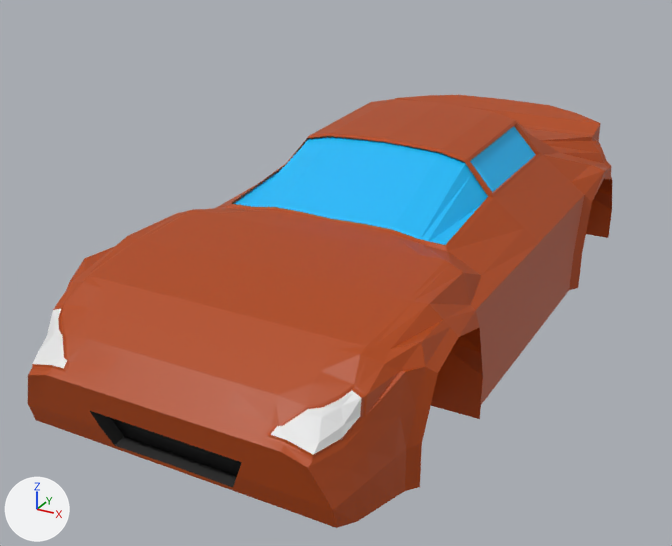
Two versions of the Blender file Modelos 3D/Saturno.blend, one commit apart.
Before and after are seen from a camera (50 mm lens) standing at (2.14, -3.07, 2.2) and looking at (-0.26, 1.3, 0.02). The axes (+X, +Y, +Z) are drawn at lower left. The lights are the same throughout.

Names of what the first picture shows: 'Cubo'.
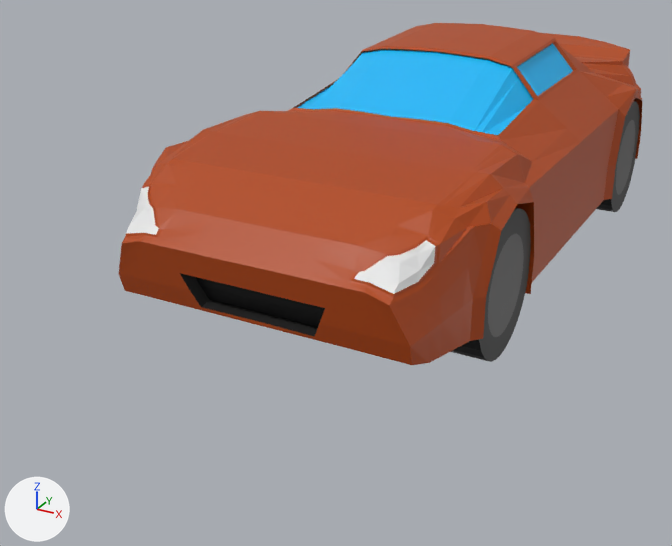
Scene script edits in JSON lines:
```json
{"op": "add", "block": "mat_material_007", "code": ["mat_material_007 = principled_material('Material.007')", "mat_material_007.base_color = (0.0, 0.0, 0.0)  # black #000000"]}
{"op": "add", "block": "mat_material_008", "code": ["mat_material_008 = principled_material('Material.008')", "mat_material_008.base_color = (0.134, 0.134, 0.134)  # dark grey #666666", "mat_material_008.metallic = 1.0"]}
{"op": "add", "block": "mat_material", "code": ["mat_material = principled_material('Material')", "mat_material.base_color = (0.0, 0.0, 0.0)  # black #000000"]}
{"op": "add", "block": "mat_material_006", "code": ["mat_material_006 = principled_material('Material.006')", "mat_material_006.base_color = (0.134, 0.134, 0.134)  # dark grey #666666", "mat_material_006.metallic = 1.0"]}
{"op": "add", "block": "me_círculo_001", "code": ["me_círculo_001 = bpy.data.meshes.new('Círculo.001')", "me_círculo_001.from_pydata(...)  # 128 vertices, 67 faces; spans x -1.56..1.56, y -1.56..1.56, z 0.0..1.04", "# faces by material slot: [66, 1]", "me_círculo_001.materials.append(mat_material_007)  # black #000000", "me_círculo_001.materials.append(mat_material_008)  # dark grey #666666"]}
{"op": "add", "block": "me_círculo", "code": ["me_círculo = bpy.data.meshes.new('Círculo')", "me_círculo.from_pydata(...)  # 128 vertices, 67 faces; spans x -1.56..1.56, y -1.56..1.56, z 0.0..1.04", "# faces by material slot: [66, 1]", "me_círculo.materials.append(mat_material)  # black #000000", "me_círculo.materials.append(mat_material_006)  # dark grey #666666"]}
{"op": "set", "path": "ob_cubo.location", "old": "(0.0, 1.385, 0.384)", "new": "(0.0, 2.041, 0.762)"}
{"op": "add", "block": "ob_círculo_001", "code": ["ob_círculo_001 = bpy.data.objects.new('Círculo.001', me_círculo_001)", "ob_círculo_001.location = (0.668, 3.228, 0.381)", "ob_círculo_001.rotation_euler = (1.571, 0.0, 1.571)  # degrees (90, 0, 90)", "ob_círculo_001.scale = (0.236, 0.242, 0.242)", "_m = ob_círculo_001.modifiers.new('Simetrizar', 'MIRROR')", "_m.mirror_object = ob_cubo"]}
{"op": "add", "block": "ob_círculo", "code": ["ob_círculo = bpy.data.objects.new('Círculo', me_círculo)", "ob_círculo.location = (0.668, 0.83, 0.381)", "ob_círculo.rotation_euler = (1.571, 0.0, 1.571)  # degrees (90, 0, 90)", "ob_círculo.scale = (0.232, 0.237, 0.237)", "_m = ob_círculo.modifiers.new('Simetrizar', 'MIRROR')", "_m.mirror_object = ob_cubo"]}
```

Pixel boxes [x1, y1, x2, y2] of what changed, in the pictures (672 x 546 px):
```json
{"object": "Cubo", "change": "moved", "before": [28, 95, 612, 528], "after": [118, 23, 642, 365]}
{"object": "Círculo", "change": "added", "after": [450, 208, 531, 362], "faces in mat_material (black #000000)": [450, 208, 531, 362], "faces in mat_material_006 (dark grey #666666)": [488, 234, 524, 337]}
{"object": "Círculo.001", "change": "added", "after": [596, 101, 640, 212], "faces in mat_material_007 (black #000000)": [596, 101, 640, 212], "faces in mat_material_008 (dark grey #666666)": [616, 120, 635, 195]}
```
